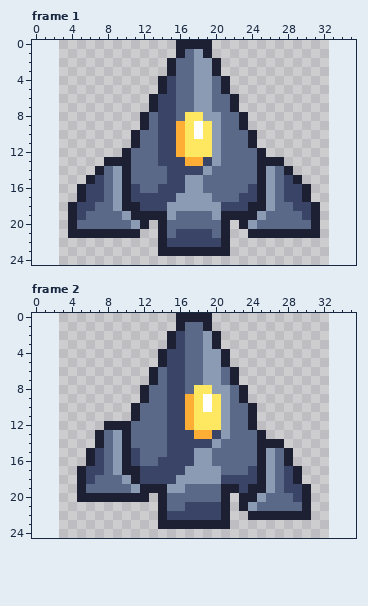
A pixel-art file gets an edit: public/sprites/spaceship.aseprite. That is the earlier state.
30x26 pixels, 3 frames. Shown: frame 1, frame 2. The old version is drawn lined up with the new one, on the new canvas. The commit also changed other frames, which this record leaves out.
Once edited:
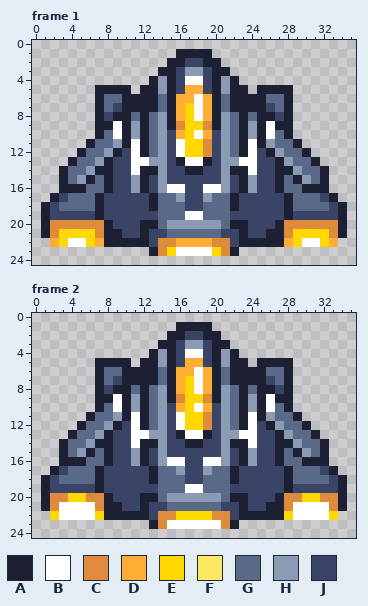
Palette (. is transparent): A #1d2033  B #ffffff  C #de8c3c  D #feae34  E #ffd800  F #fee761  G #5a6988  H #8b9bb4  J #3a4466
The exact change:
canvas 30x26 -> 36x25, the old top-left corner now at 3,-1 (the part of the old canvas that was cut away was empty and is not shown)
Changed rows in their new state; - is an unchanged pixel.
Frame 1:
first column x 1:
 0 ---------------....---------------
 1 ----------------AA----------------
 2 ---------------AJJA---------------
 3 -------------A-JH-J-A-------------
 4 ------------AHAJBBJAHA------------
 5 ------AAAA-AAHAJDDJAHAA-AAAA------
 6 ------AGGAAA-GADDBDA--AAAGGA------
 7 ------AGJAAA-GADEBDA--AAAJGA------
 8 ------AJAAG--HADEBDAH--GAAJA------
 9 ------AABAH--HACEECAH--HABAA------
10 ------AGBAHA-H--E-DJH-AHABGA------
11 -----AGGHABA-H-BEECJH-ABAHGGA-----
12 ----AGGHAJBA-H-BEECJH-ABJAHGGA----
13 ---AGGH-JJBBHH-ABBAJHHBBJJ-HGGA---
14 --AGGH-AJJBAAH--AAJJHAABJJA-HGGA--
15 --AGH-GAJJHAJH--JJJJHJAHJJAG-HGA--
16 --AA-GGAJJHAJHBBJJBBHJAHJJAGG-AA--
17 -AJGGGAJJJ--AGG-JJ---A--JJJAGGGJA-
18 AJGGGGAJJJJ-AGGGJJGGGA-JJJJAGGGGJA
19 AJJJ-JAJJJJJJGG-BB-GGJJJJJJAJ-JJJA
20 ACCCCCCAJJJ-AGHHHHHHGA-JJJACCCCCCA
21 ACEEEEC--JJAJJ-GGGG-JJAJJ--CEEEECA
22 -DEBBEDAAAAAJCCDDDDCCJAAAAADEBBED-
23 ------------ACEBBBBECA------------
Frame 2:
first column x 1:
 0 ---------------....---------------
 1 ----------------AA----------------
 2 ---------------AJJA---------------
 3 -------------A--HHJ-A-------------
 4 ------------AHA-BBJAHA------------
 5 ------AAAA-AAHA-DDJAHAA-AAAA------
 6 ------AGGAAA--ADDBDA--AAAGGA------
 7 ------AGJAAA--ADEBDA--AAAJGA------
 8 ------AJAAG--HADEBDA---GAAJA------
 9 ------AABAH--HACEECA---HABAA------
10 ------AGBAHA-H-DEBDJ--AHABGA------
11 -----AGGHABA-H-BEECJ--ABAHGGA-----
12 ----AGGH-JBA-H-BEECJ--ABJAHGGA----
13 ---AGGHAJJBBHH-ABBA--HBBJJAHGGA---
14 --AGGH-AJJBAAH--AA-JHAABJJ-AHGGA--
15 --AGH-GAJJHAJH---JJJHJAHJJAGAHGA--
16 --AAAGGAJJHAJHBB-JBBHJAHJJAGGAAA--
17 -AJGGGAJJJJ-AGGHJJ-G-AJ-JJJAGGGJA-
18 AJGGGGAJJJJ-AGGGJJGGGA--JJJAGGGGJA
19 AJJJJJAJJJJJJGGGBB--GJ-JJJJA-JJJJA
20 ACCEECC-JJJ-AGHHHHHHGA-JJJACCEECCA
21 ACBBBBCAAJJAJJ--GGGGJJ-JJAACBBBBCA
22 -EBBBBEAAAAAJCCEEEECCJA----EBBBBE-
23 ------------ACBBBBBBCA------------
Pixel boxes of the changes (left, top, right, bottom) in both pictures:
changed: (41, 40, 347, 256)
changed: (41, 313, 347, 529)
